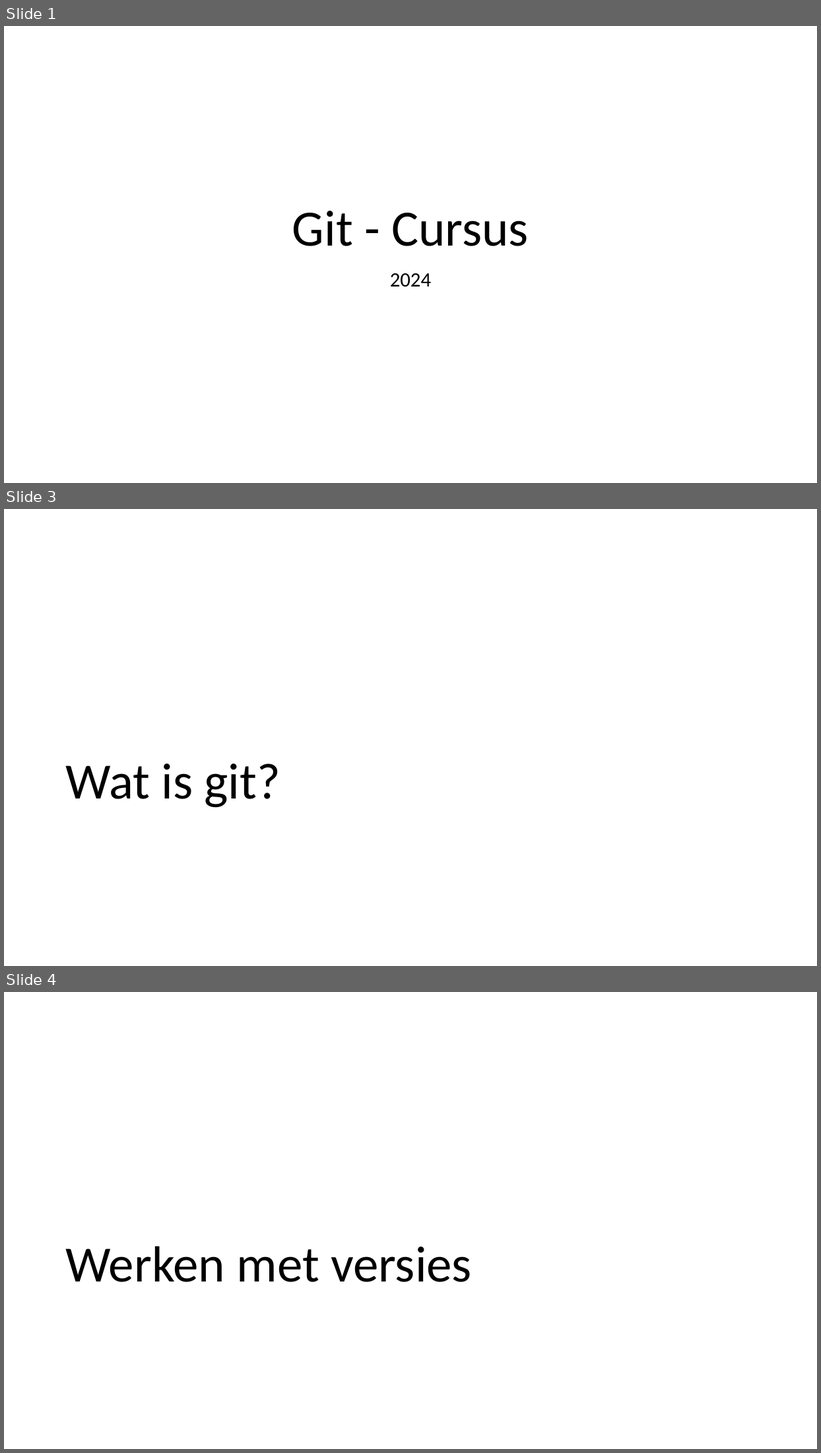
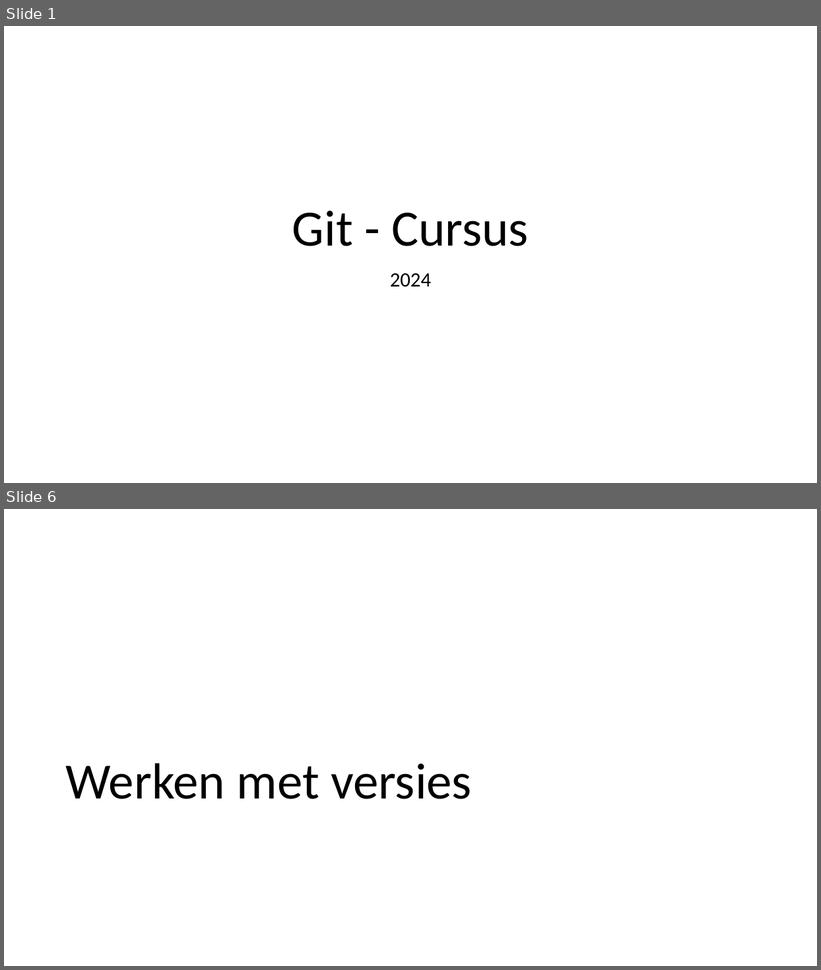
Before and after one commit to LFKoning/knowledge-sharing, a slide deck: git/1_basics/git_basic.pptx. Shown one above the other, each under a label of ours: slides 1, 3 and 4 before the commit, slides 1 and 6 after it; the slides between them are not shown. The pictures are 821x1453 and 821x970 pixels, drawn with LibreOffice and Linux fonts; fonts in the diff are those of the drawing. Boxes give left, top, right and bottom in pixels: in the first picture for what was removed or moved away, otherwise in the second. Text is boxed around its words. In the diff, an @@ line names an element or a change of style, - is before the commit and + after.

```diff
--- a/git/1_basics/git_basic.pptx
+++ b/git/1_basics/git_basic.pptx
@@ slide 3 removed at <box>4,509,817,966</box>, background #FFFFFF @@
@@ title removed at <box>65,764,281,808</box> @@
-Wat is git?
@@ what was slide 4 is now slide 6 @@
```
Also in this commit, not shown: 1 slide changed, 3 slides added, 2 other files.
